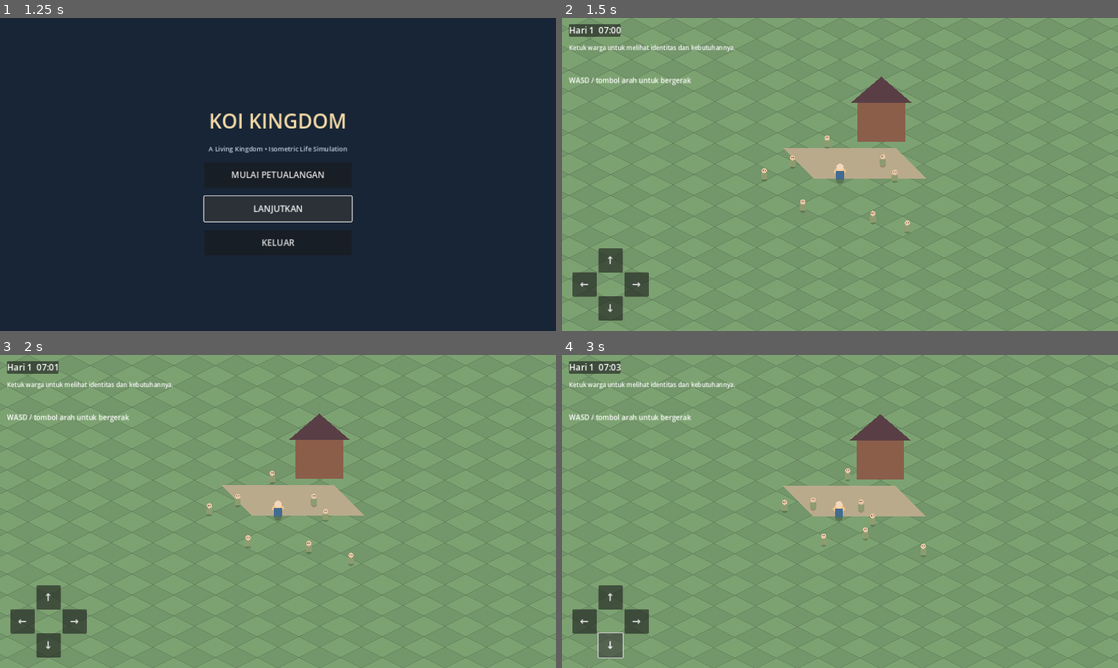
Above: before the commit, frames 1-4 (two rows, left to right).
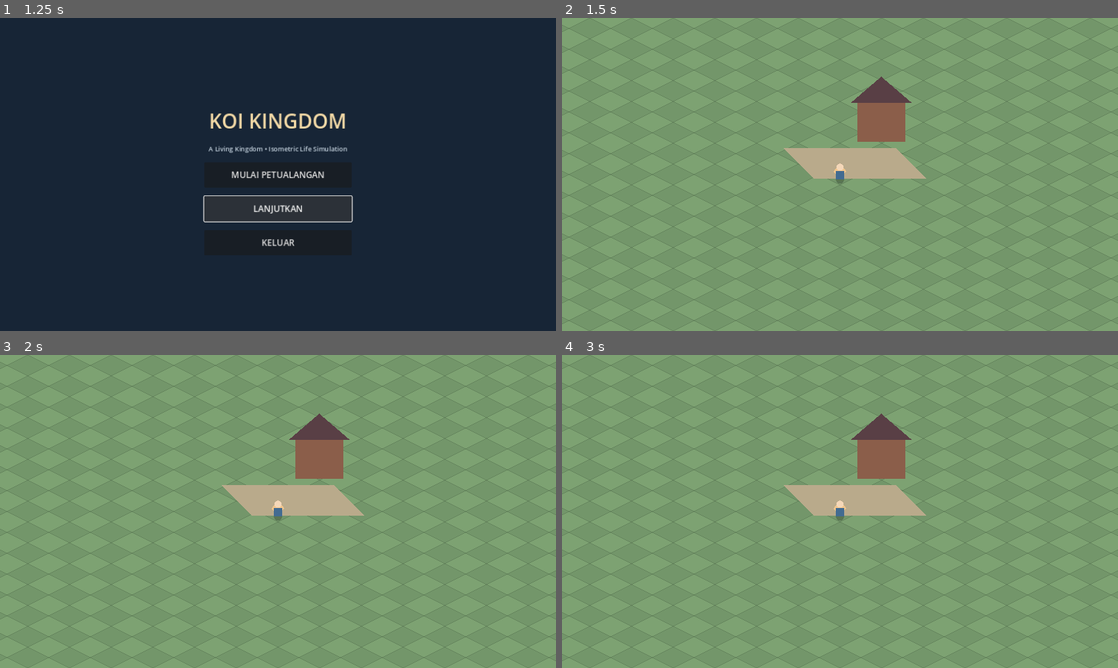
Above: after the commit, the same moments.

Repository: Koidyavol/Koikingdom
Game: Godot game, scene res://scenes/main/MainMenu.tscn
Same seed, same stepped clock (60 frames per second), same inputs: the game is played once before the commit and once after it.
Inputs (mouse positions are in pixels of both pictures, inside the frame that each line leads up to):
- Up to frame 1 (1.25 s): click "LANJUTKAN" at 0.5 s
- Up to frame 2 (1.5 s): click "MULAI PETUALANGAN" at 1.25 s
- Up to frame 3 (2 s): no input
- Up to frame 4 (3 s): click (612, 599) at 2 s, where only the run before the commit has a clickable "↑"; click (612, 646) at 2.75 s, where only the run before the commit has a clickable "↓"

Frame 1 is identical in both runs. In frame 2, 2.5% of the frame differs, in the area x 1-63%, y 2-97%; in frame 3, 2.6%; in frame 4, 6.0%, in the area x 0-100%, y 0-100%.
Error after the commit: Parse Error: Cannot infer the type of "child_race" variable because the value doesn't have a set type. (res://scripts/core/relationship_manager.gd:97)

Commit message:
Add family births and generation progression

Diff:
--- a/scripts/core/relationship_manager.gd
+++ b/scripts/core/relationship_manager.gd
@@ -2,6 +2,8 @@
 
 var bonds: Dictionary = {}
 var _social_accumulator := 0.0
+var next_child_number := 1
+var last_birth_days: Dictionary = {}
 
 func simulate(citizens: Array, delta: float) -> void:
     _social_accumulator += delta
@@ -56,17 +58,71 @@
     if not citizen.friends.has(friend_id):
         citizen.friends.append(friend_id)
 
+
+func process_family_day(citizens: Array, current_day: int) -> Array[Dictionary]:
+    var births: Array[Dictionary] = []
+    var by_id: Dictionary = {}
+    for citizen in citizens:
+        if not is_instance_valid(citizen):
+            continue
+        by_id[citizen.npc_id] = citizen
+        var elapsed := current_day - int(citizen.last_age_day)
+        if elapsed >= 365:
+            var years := int(elapsed / 365)
+            citizen.age += years
+            citizen.last_age_day += years * 365
+            if citizen.age >= 7 and citizen.job == "Child":
+                citizen.job = "Student"
+            elif citizen.age >= 18 and citizen.job == "Student":
+                citizen.job = "Farmer"
+    for citizen in citizens:
+        if not is_instance_valid(citizen) or citizen.relationship_status != "Married":
+            continue
+        var partner = by_id.get(citizen.partner_id)
+        if partner == null or citizen.npc_id > partner.npc_id:
+            continue
+        if citizen.age < 20 or partner.age < 20:
+            continue
+        var couple_key := _pair_key(citizen.npc_id, partner.npc_id)
+        var married_day := maxi(int(citizen.married_day), int(partner.married_day))
+        var last_birth_day := int(last_birth_days.get(couple_key, married_day))
+        if current_day - married_day < 30 or current_day - last_birth_day < 120:
+            continue
+        if births.size() >= 2:
+            break
+        var child_gender := "Female" if randi() % 2 == 0 else "Male"
+        var child_name := "Hana" if child_gender == "Female" else "Ren"
+        var child_id := "child_%04d" % next_child_number
+        next_child_number += 1
+        var child_race := citizen.race if randi() % 2 == 0 else partner.race
+        births.append({
+            "id": child_id, "name": child_name, "race": child_race,
+            "gender": child_gender, "age": 0, "job": "Child",
+            "personality": "Cheerful", "hunger": 90.0, "energy": 100.0,
+            "social": 80.0, "position": [
+                (citizen.position.x + partner.position.x) * 0.5,
+                (citizen.position.y + partner.position.y) * 0.5
+            ], "parent_ids": [citizen.npc_id, partner.npc_id],
+            "last_age_day": current_day, "married_day": 0
+        })
+        last_birth_days[couple_key] = current_day
+    return births
+
 func get_bond(first_id: String, second_id: String) -> Dictionary:
     return bonds.get(_pair_key(first_id, second_id), {})
 
 func get_save_data() -> Dictionary:
-    return {"bonds": bonds.duplicate(true)}
+    return {"bonds": bonds.duplicate(true), "next_child_number": next_child_number, "last_birth_days": last_birth_days.duplicate(true)}
 
 func apply_state(state: Dictionary) -> void:
     bonds = state.get("bonds", {}).duplicate(true)
+    next_child_number = maxi(1, int(state.get("next_child_number", 1)))
+    last_birth_days = state.get("last_birth_days", {}).duplicate(true)
 
 func reset() -> void:
     bonds.clear()
+    last_birth_days.clear()
+    next_child_number = 1
     _social_accumulator = 0.0
 
 func _pair_key(first_id: String, second_id: String) -> String:
